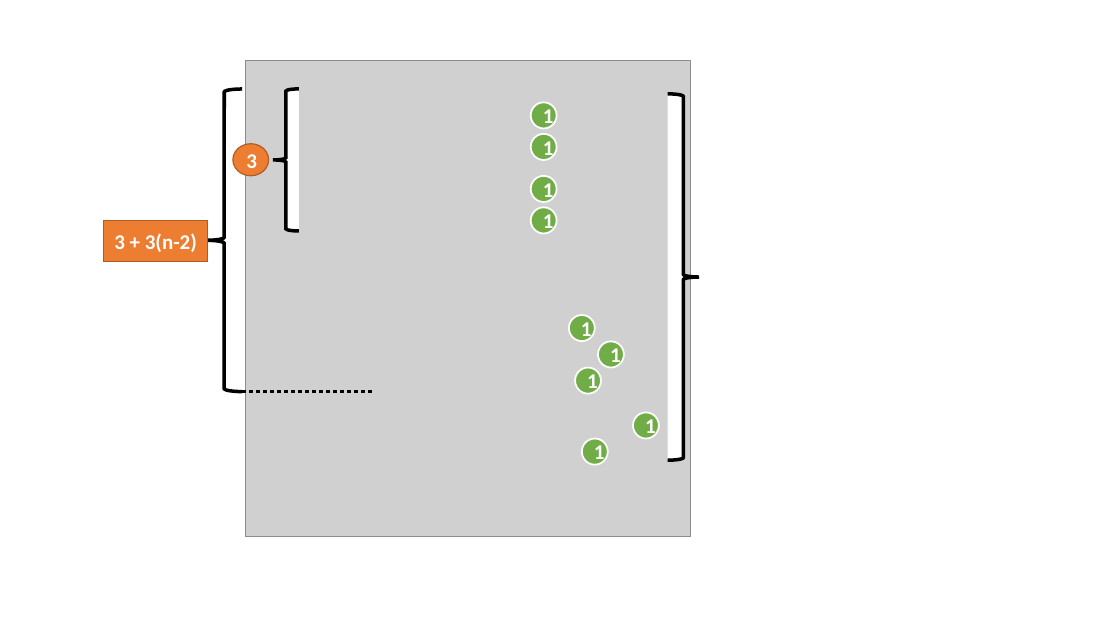
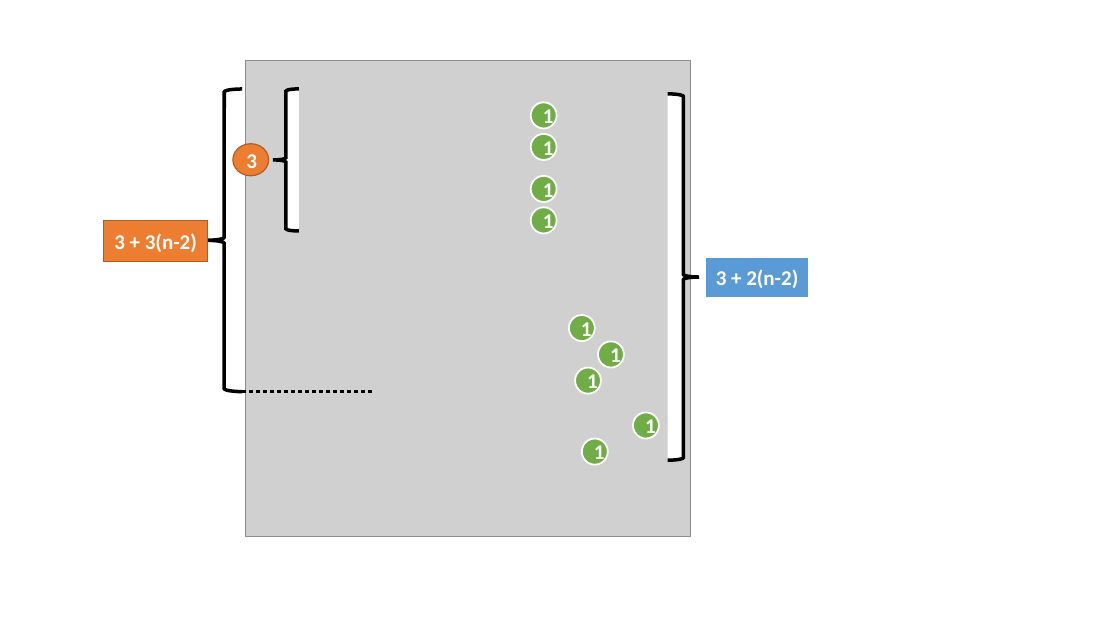
Before and after one commit to brokenerk/Analisis-Algoritmos, a slide deck: slide 9 of Abigail/EdiciónImagenes.pptx (slide 1 before the commit). Drawn at 1120x630 pixels with LibreOffice and Linux fonts; fonts in the diff are those of the drawing; grey boxes stand for pictures. Boxes give left, top, right and bottom in pixels: in the first picture for what was removed or moved away, otherwise in the second. Text is boxed around its words. In the diff, an @@ line names an element or a change of style, - is before the commit and + after.

```diff
--- a/Abigail/EdiciónImagenes.pptx
+++ b/Abigail/EdiciónImagenes.pptx
@@ rectangle added at [706, 257, 810, 298], fill #5B9BD5, outline #FFFFFF 1.5 pt, 18 pt, text #FFFFFF, bold @@
+3 + 2(n-2)
```
Also in this commit, not shown: 14 slides added, 40 other files.
